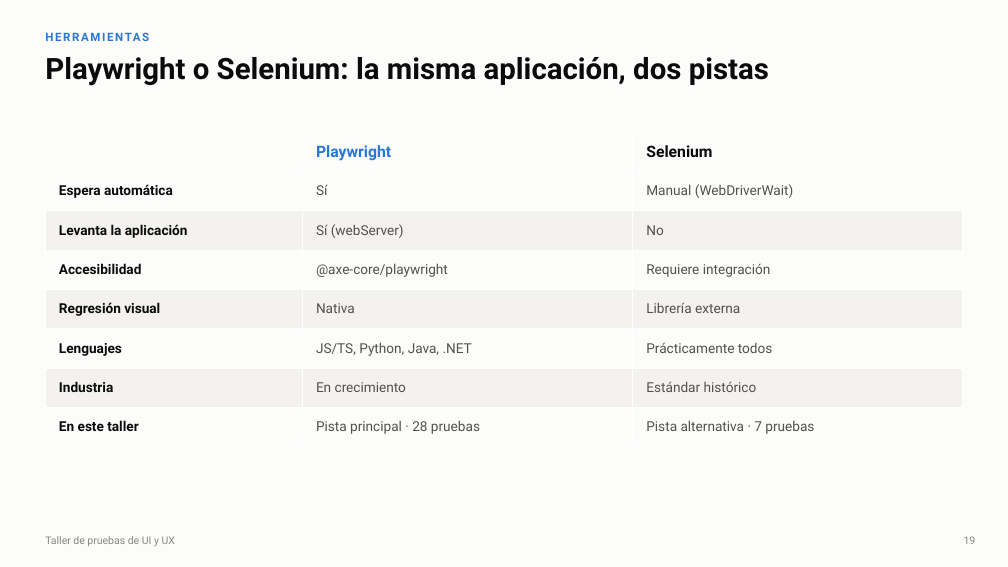
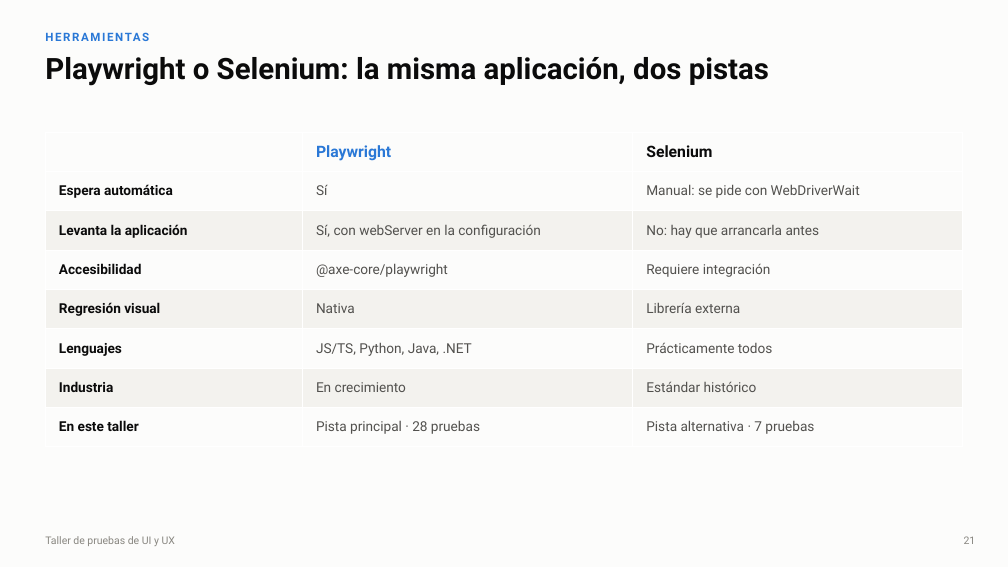
Before and after one commit to CesarAVegaF312/TYVS-Taller_Pruebas_de_UX, a slide deck: slide 21 of Pruebas de UI y UX.pptx (slide 19 before the commit). Drawn at 1008x567 pixels with LibreOffice and Linux fonts; fonts in the diff are those of the drawing. Boxes give left, top, right and bottom in pixels: in the first picture for what was removed or moved away, otherwise in the second. Text is boxed around its words. In the diff, an @@ line names an element or a change of style, - is before the commit and + after.

Commit message:
Presentacion: explica las herramientas y los terminos antes de usarlos
- Diapositiva nueva sobre Playwright antes del primer codigo: que es, que es
  page, como corre npm test (webServer) y la prueba 01 real del modulo 1, con
  un glosario de test, localizador y asercion.
- Diapositiva nueva sobre axe antes de hablar de sus limites, con la salida
  real de axe 4.13.0 sobre defectuosa.html, y una franja que explica WCAG,
  sus niveles y como se leen las etiquetas (wcag21aa).
- Definiciones en su propia diapositiva: E2E, role="status" y el lector de
  pantalla, --repeat-each y workers, defectuosa.html, las reglas de axe en
  espanol, la categoria best-practice, el placeholder sin la jerga accname,
  referencias, diff y CI, el mecanismo de los sabotajes (pruebas de mutacion)
  y los terminos de Selenium.
- construir.py acepta una ruta de salida, para regenerar aunque el .pptx
  este abierto en PowerPoint.

```diff
--- a/Pruebas de UI y UX.pptx
+++ b/Pruebas de UI y UX.pptx
@@ table at <box>45,132,963,447</box> @@
-row 2, column 3: Manual (WebDriverWait)
+row 2, column 3: Manual: se pide con WebDriverWait
-row 3, column 2: Sí (webServer)
+row 3, column 2: Sí, con webServer en la configuración
-row 3, column 3: No
+row 3, column 3: No: hay que arrancarla antes
@@ text at <box>964,536,976,544</box>: text changed @@
-19
+21
```
Also in this commit, not shown: 18 other slides changed, 2 slides added, 1 other file.
